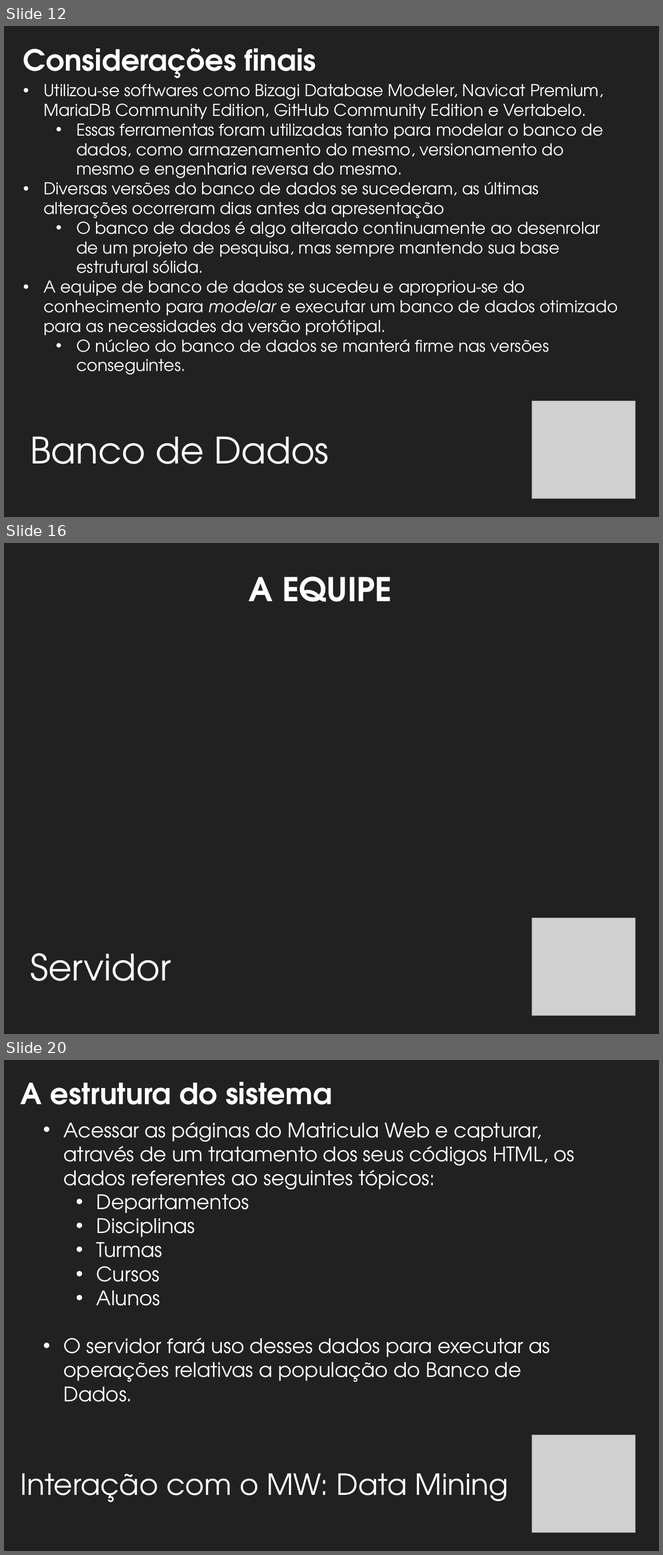
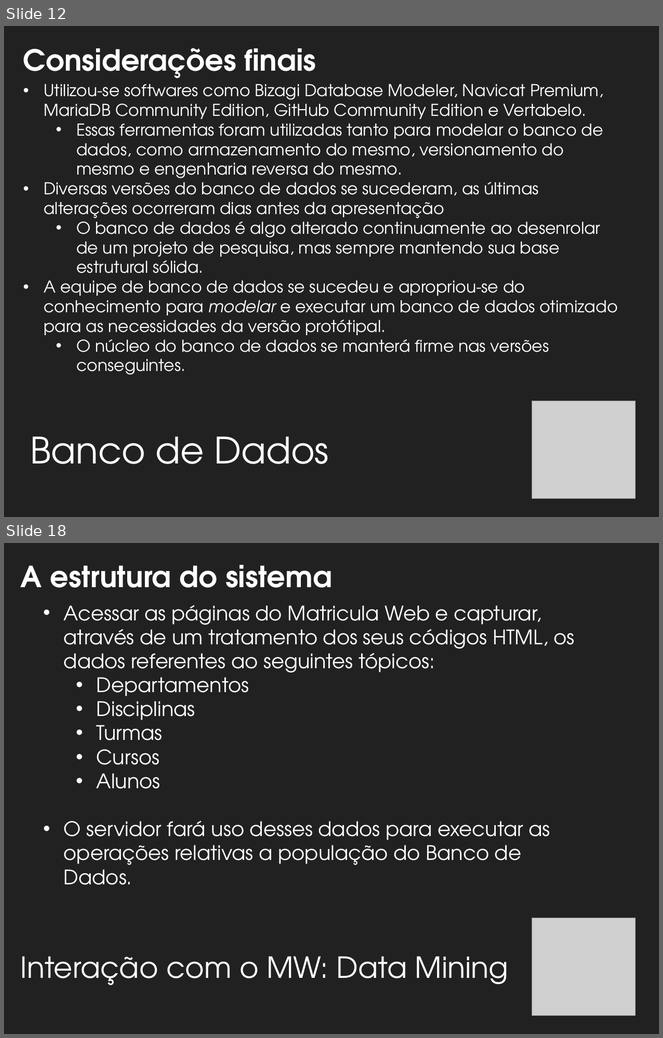
Before and after one commit to ovflowd/matriculeMe, a slide deck: Artefatos/ApresentaçãoFinal.pptx. Shown one above the other, each under a label of ours: slides 12, 16 and 20 before the commit, slides 12 and 18 after it; the slides between them are not shown. The pictures are 663x1555 and 663x1038 pixels, drawn with LibreOffice and Linux fonts; fonts in the diff are those of the drawing; grey boxes stand for pictures; background and template pictures are left out. Boxes give left, top, right and bottom in pixels: in the first picture for what was removed or moved away, otherwise in the second. Text is boxed around its words. In the diff, an @@ line names an element or a change of style, - is before the commit and + after.

```diff
--- a/Artefatos/ApresentaçãoFinal.pptx
+++ b/Artefatos/ApresentaçãoFinal.pptx
@@ slide 16 removed at [4,543,659,1034], background #212121 @@
@@ text removed at [249,576,392,602] @@
-A EQUIPE
@@ picture removed at [532,918,636,1016] @@
@@ text removed at [31,953,171,981] @@
-Servidor
@@ what was slide 20 is now slide 18 @@
```
Also in this commit, not shown: 6 slides changed, 4 slides added, 5 other slides removed.
